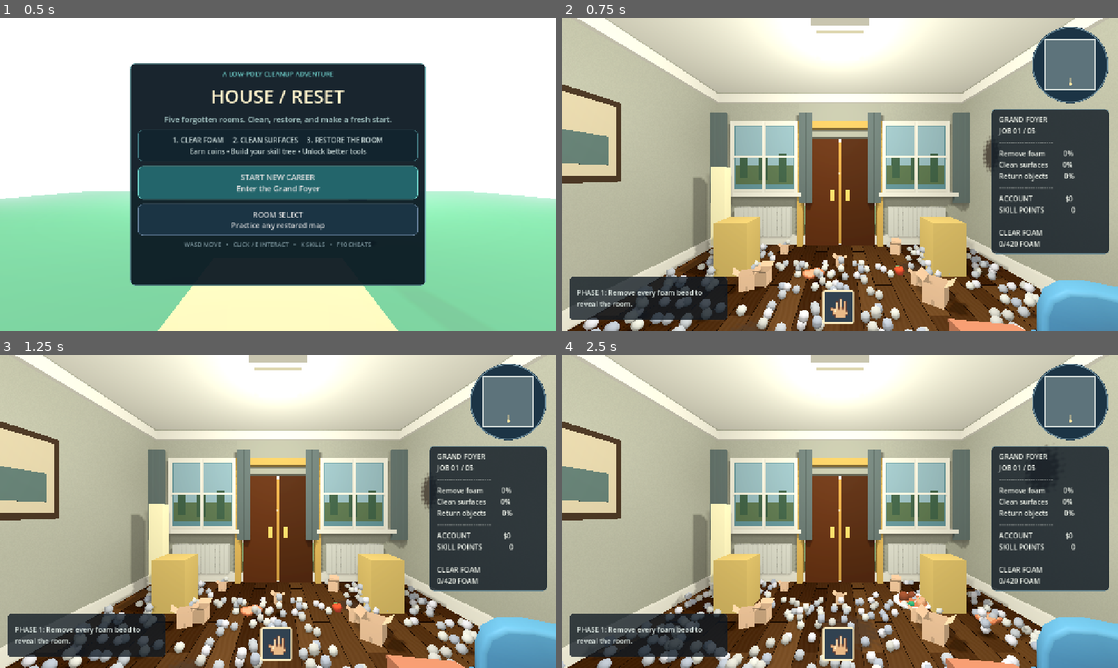
Above: before the commit, frames 1-4 (two rows, left to right).
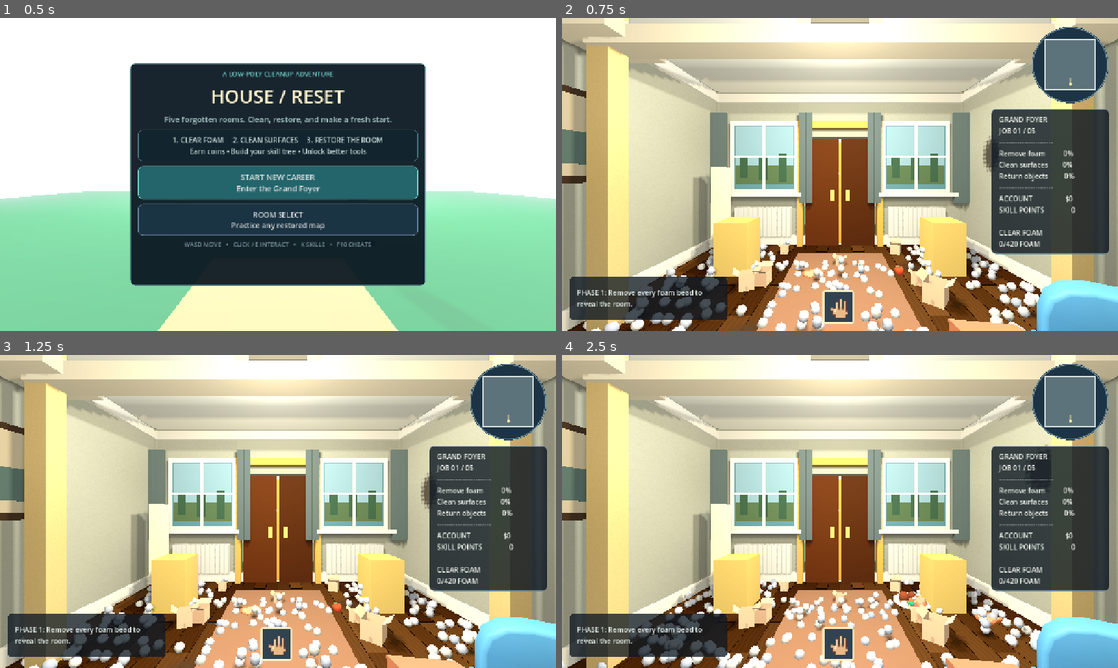
Above: after the commit, the same moments.

Repository: OuanEng/gay
Game: Godot game, scene res://house_main.tscn
Two runs of this game, one before a commit and one after it. Both use one fixed random seed, a clock stepped at 60 frames per second and the inputs below.
Inputs (mouse positions are in pixels of both pictures, inside the frame that each line leads up to):
- Up to frame 1 (0.5 s): no input
- Up to frame 2 (0.75 s): click "START NEW CAREER Enter the Gr…" at 0.5 s
- Up to frame 3 (1.25 s): no input
- Up to frame 4 (2.5 s): click (840, 642) at 1.25 s; tap Enter at 2 s; move the mouse to (867, 511) at 2.02 s; hold W from 2.03 s (still down); tap E at 2.1 s; click (867, 511) at 2.17 s; tap R at 2.3 s

Frame 1 is identical in both runs. In frame 2, 56% of the frame differs, in the area x 0-100%, y 0-100%; in frame 3, 56%; in frame 4, 56%.

Commit message:
Build progressive mansion room layouts

Diff:
--- a/house_game.gd
+++ b/house_game.gd
@@ -120,7 +120,7 @@
 var organized_items := 0
 var room_dirt_counts := [5, 9, 14, 20, 28]
 var room_item_counts := [3, 5, 8, 12, 17]
-var cleanup_room_names := ["GRAND FOYER", "GUEST ROOM", "DINING HALL", "LIBRARY", "BALLROOM"]
+var cleanup_room_names := ["GRAND FOYER", "GUEST ROOM", "DINING HALL", "LIBRARY", "MANSION"]
 var cleanup_foam_counts := [420, 800, 1400, 2100, 3000]
 var phase_names := ["CLEAR FOAM", "CLEAN SURFACES", "ORGANIZE ROOM"]
 var skill_coin_costs := [20, 60, 140]
@@ -138,6 +138,10 @@
 ]
 var current_walkable_rects: Array[Rect2] = []
 var blocked_spawn_rects: Array[Rect2] = []
+var secret_shelf_body: StaticBody3D
+var secret_passage_open := false
+var loft_cache_visual: MeshInstance3D
+var loft_cache_claimed := false
 var movement_keys := {KEY_W: false, KEY_A: false, KEY_S: false, KEY_D: false}
 var held_tool_root: Node3D
 var held_tool_body: MeshInstance3D
@@ -1212,7 +1216,7 @@
 	update_light_switch()
 	build_level_layout()
 	var bounds := level_bounds()
-	player.position = Vector3(0.0, 0.1, bounds.w - 0.9)
+	player.position = Vector3(1.35 if current_level == 2 else 0.0, 0.1, 2.3 if current_level == 5 else bounds.w - 0.9)
 	player.velocity = Vector3.ZERO
 	player.rotation = Vector3.ZERO
 	view.rotation = Vector3.ZERO
@@ -1295,6 +1299,16 @@
 	return Vector2.ZERO
 
 
+func mansion_task_spot(rng: RandomNumberGenerator, index: int) -> Vector2:
+	var zones := [Rect2(-3.4, -3.4, 6.8, 6.8), Rect2(-3.4, -11.4, 6.8, 6.8), Rect2(-11.4, -11.4, 6.8, 6.8), Rect2(-11.4, -3.4, 6.8, 6.8), Rect2(4.6, -3.4, 6.8, 6.8), Rect2(-4.4, 4.6, 8.8, 6.8)]
+	var zone: Rect2 = zones[index % zones.size()]
+	for attempt in 50:
+		var candidate := Vector2(rng.randf_range(zone.position.x, zone.end.x), rng.randf_range(zone.position.y, zone.end.y))
+		if not point_is_spawn_blocked(candidate):
+			return candidate
+	return zone.get_center()
+
+
 func point_is_spawn_blocked(point: Vector2) -> bool:
 	for rect in blocked_spawn_rects:
 		if rect.has_point(point):
@@ -1381,7 +1395,7 @@
 	var bounds := [
 		Vector4(-2.8, 2.8, -3.0, 2.5), Vector4(-4.3, 4.3, -4.0, 3.5),
 		Vector4(-5.8, 5.8, -5.0, 4.8), Vector4(-7.0, 7.0, -6.0, 5.8),
-		Vector4(-8.5, 8.5, -7.0, 6.4)
+		Vector4(-14.0, 12.0, -12.0, 12.0)
 	]
 	return bounds[current_level - 1]
 
@@ -1391,16 +1405,21 @@
 		child.queue_free()
 	current_walkable_rects.clear()
 	blocked_spawn_rects.clear()
+	secret_shelf_body = null
+	loft_cache_visual = null
+	secret_passage_open = false
+	loft_cache_claimed = false
 	match current_level:
 		1: build_foyer_map()
 		2: build_guest_suite_map()
 		3: build_dining_map()
 		4: build_library_map()
-		_: build_ballroom_map()
+		_: build_mansion_map()
 	var bounds := level_bounds()
 	add_room_clutter(bounds, 7 + current_level * 2)
-	add_daylight_details(bounds)
-	light_switch.position = Vector3(bounds.y - 0.14, 1.35, bounds.w - 0.8)
+	if current_level != 5:
+		add_daylight_details(bounds)
+	light_switch.position = Vector3(3.86, 1.35, 2.7) if current_level == 5 else Vector3(bounds.y - 0.14, 1.35, bounds.w - 0.8)
 	light_switch.rotation.y = -PI * 0.5
 
 
@@ -1458,6 +1477,12 @@
 	add_stage_wall(Vector3(0, 2.95, bounds.w), Vector3(1.5, 0.9, 0.18), trim, true)
 	for x in [-0.79, 0.79]:
 		add_stage_wall(Vector3(x, 1.25, bounds.w), Vector3(0.12, 2.5, 0.25), trim)
+	# The framed opening needs a solid door leaf; otherwise the player can step
+	# through the front facade and see the missing floor beyond the room.
+	add_stage_wall(Vector3(0, 1.24, bounds.w - 0.01), Vector3(1.42, 2.42, 0.16), Color("765a42"), true)
+	for y in [0.65, 1.75]:
+		add_stage_wall(Vector3(0, y, bounds.w - 0.11), Vector3(1.18, 0.72, 0.035), Color("8c7055"))
+	add_stage_wall(Vector3(0.52, 1.15, bounds.w - 0.16), Vector3(0.06, 0.18, 0.08), Color("d9bd75"))
 	for side in [-1.0, 1.0]:
 		var wx: float = side * width * 0.29
 		var wz := bounds.z + 0.13
@@ -1520,7 +1545,7 @@
 	var floor_visual := MeshInstance3D.new()
 	floor_visual.mesh = floor_mesh
 	floor_visual.position = Vector3(rect.position.x + rect.size.x * 0.5, 0.039, rect.position.y + rect.size.y * 0.5)
-	floor_visual.material_override = wood_material()
+	floor_visual.material_override = make_material(color) if current_level == 5 else wood_material()
 	stage_root.add_child(floor_visual)
 	var floor_body := StaticBody3D.new()
 	floor_body.position = Vector3(rect.position.x + rect.size.x * 0.5, -0.035, rect.position.y + rect.size.y * 0.5)
@@ -1540,6 +1565,10 @@
 	var depth := bounds.w - bounds.z
 	add_stage_wall(Vector3(bounds.x, 1.7, (bounds.z + bounds.w) * 0.5), Vector3(0.18, 3.4, depth), color, true)
 	add_stage_wall(Vector3(bounds.y, 1.7, (bounds.z + bounds.w) * 0.5), Vector3(0.18, 3.4, depth), color, true)
+	# Slightly oversized corner posts hide light leaks where two thin wall boxes meet.
+	for x in [bounds.x, bounds.y]:
+		for z in [bounds.z, bounds.w]:
+			add_stage_wall(Vector3(x, 1.7, z), Vector3(0.28, 3.4, 0.28), color, true)
 	if back_opening <= 0.0:
 		add_stage_wall(Vector3(0.0, 1.7, bounds.z), Vector3(width, 3.4, 0.18), color, true)
 	else:
@@ -1561,6 +1590,14 @@
 	place_room_asset("res://assets/kenney_furniture/cardboardBoxOpen.glb", Vector3(1.15, 0.055, -0.85), -0.7, 1.1)
 	place_room_asset("res://assets/kenney_furniture/cardboardBoxOpen.glb", Vector3(2.15, 0.055, 1.55), 1.2, 0.75)
 	build_foyer_door()
+	# Pass 1: a compact ceremonial entry with two shallow side bays and a
+	# central path. The bays make the first room legible without adding a maze.
+	for x in [-2.32, 2.32]:
+		add_stage_wall(Vector3(x, 1.7, -0.45), Vector3(0.20, 3.4, 0.20), Color("d8bd87"), true)
+		add_stage_wall(Vector3(x, 2.94, -0.45), Vector3(0.62, 0.16, 0.62), Color("eee4cc"))
+	add_stage_wall(Vector3(0, 0.06, -0.2), Vector3(1.6, 0.025, 4.2), Color("af856a"))
+	add_stage_wall(Vector3(0, 2.90, -0.45), Vector3(4.8, 0.18, 0.28), Color("eee4cc"))
+	mansion_room_light(Vector3(0, 2.62, 0.15), Color("f7e6c5"), 0.22)
 	reserve_spawn_area(Vector2(-2.0, 1.25), Vector2(1.2, 1.2))
 	reserve_spawn_area(Vector2(1.65, 0.75), Vector2(1.4, 1.4))
 	reserve_spawn_area(Vector2(0, -2.4), Vector2(2.0, 1.0))
@@ -1586,7 +1623,15 @@
 	add_floor_section(Rect2(-4.3, -4.0, 8.6, 5.3), Color("497f88"))
 	add_floor_section(Rect2(-1.8, 1.3, 6.1, 2.2), Color("5f9298"))
 	build_room_shell(b, Color("72b0b7"), 1.5)
-	add_stage_wall(Vector3(-1.8, 0.7, 2.35), Vector3(0.18, 1.4, 2.3), Color("72b0b7"), true)
+	# Seal the missing corner of the L-shaped floor all the way to the ceiling.
+	# The old half-height divider exposed the empty space outside the playable room.
+	add_stage_wall(Vector3(-1.8, 1.7, 2.4), Vector3(0.22, 3.4, 2.4), Color("b3beb9"), true)
+	add_stage_wall(Vector3(-1.8, 0.15, 2.4), Vector3(0.10, 0.18, 2.4), Color("eee9dd"))
+	add_stage_wall(Vector3(-1.8, 3.24, 2.4), Vector3(0.10, 0.18, 2.4), Color("eee9dd"))
+	# The front wing becomes a reading nook reached through a clear doorway.
+	mansion_wall_z(1.3, -1.8, 4.3, Color("b3beb9"), 1.35, 1.95)
+	add_stage_wall(Vector3(1.35, 0.07, 1.3), Vector3(2.05, 0.025, 0.42), Color("819b9a"))
+	mansion_room_light(Vector3(1.4, 2.62, 2.55), Color("d5e8e7"), 0.28)
 	place_room_asset(room_asset_paths[1][0], Vector3(-2.35, 0.055, -2.25), PI * 0.5, 1.05)
 	place_room_asset(room_asset_paths[1][1], Vector3(2.65, 0.055, -1.8), -PI * 0.5, 0.95)
 	place_room_asset(room_asset_paths[1][2], Vector3(1.6, 0.055, 2.55), PI, 0.9)
@@ -1600,6 +1645,12 @@
 	var b := level_bounds()
 	add_floor_section(Rect2(-5.8, -5.0, 11.6, 9.8), Color("78464f"))
 	build_room_shell(b, Color("b06a72"), 2.4)
+	# A narrow service bay changes the long dining hall into a room with a
+	# destination behind the table, while preserving a wide central route.
+	mansion_wall_x(3.45, -4.2, 3.8, Color("b7a394"), 1.35, 1.9)
+	add_stage_wall(Vector3(4.35, 0.055, -1.4), Vector3(1.7, 0.025, 5.6), Color("8d7566"))
+	place_room_asset("res://assets/kenney_furniture/cardboardBoxOpen.glb", Vector3(4.75, 0.055, -2.55), 0.3, 0.8)
+	mansion_room_light(Vector3(4.4, 2.62, 0.0), Color("fff0d8"), 0.28)
 	for x in [-4.7, 4.7]:
 		place_room_asset("res://assets/kenney_building/column-wide.glb", Vector3(x, 0.05, -3.7), 0, 1.1)
 	for z in [-2.5, 0.0]:
@@ -1615,6 +1666,16 @@
 	add_floor_section(Rect2(-7.0, -6.0, 14.0, 8.0), Color("3e674f"))
 	add_floor_section(Rect2(-4.8, 2.0, 9.6, 3.8), Color("52795f"))
 	build_room_shell(b, Color("73946d"), 1.8)
+	# Close both recessed corners where the narrow front wing meets the main room.
+	for x in [-4.8, 4.8]:
+		add_stage_wall(Vector3(x, 1.7, 3.9), Vector3(0.22, 3.4, 3.8), Color("a0aba6"), true)
+		add_stage_wall(Vector3(x, 0.15, 3.9), Vector3(0.10, 0.18, 3.8), Color("eee9dd"))
+		add_stage_wall(Vector3(x, 3.24, 3.9), Vector3(0.10, 0.18, 3.8), Color("eee9dd"))
+	# The western shelf corridor rejoins the main floor near the reading annex.
+	mansion_wall_x(-5.0, -4.7, 1.3, Color("89968c"), -3.7, 1.35)
+	mansion_wall_z(2.0, -4.8, 4.8, Color("a0aba6"), 0.0, 2.1)
+	add_stage_wall(Vector3(0, 0.07, 2.0), Vector3(2.2, 0.025, 0.44), Color("6c795f"))
+	mansion_room_light(Vector3(0, 2.62, 3.7), Color("e2edcf"), 0.28)
 	# Keep the library sightline open from the entrance.
 	for x in [-5.9, -3.0, 3.0, 5.9]:
 		place_room_asset(room_asset_paths[3][0], Vector3(x, 0.055, -5.35), 0, 1.0)
@@ -1630,6 +1691,14 @@
 	add_floor_section(Rect2(-6.7, -7.0, 13.4, 1.8), Color("4e3c67"))
 	add_floor_section(Rect2(-6.7, 4.8, 13.4, 1.6), Color("806394"))
 	build_room_shell(b, Color("a17bb0"), 3.0)
+	# The ballroom has narrower front and rear wings. Full-height return walls keep
+	# their four recessed corners watertight and stop foam escaping into the voids.
+	for x in [-6.7, 6.7]:
+		for z in [-6.1, 5.6]:
+			var wall_depth := 1.8 if z < 0.0 else 1.6
+			add_stage_wall(Vector3(x, 1.7, z), Vector3(0.22, 3.4, wall_depth), Color("c4bdac"), true)
+			add_stage_wall(Vector3(x, 0.15, z), Vector3(0.10, 0.18, wall_depth), Color("eee9dd"))
+			add_stage_wall(Vector3(x, 3.24, z), Vector3(0.10, 0.18, wall_depth), Color("eee9dd"))
 	for x in [-7.2, -4.8, 4.8, 7.2]:
 		place_room_asset(room_asset_paths[4][0], Vector3(x, 0.055, -4.3), 0, 1.2)
 	for x in [-5.7, 0.0, 5.7]:
@@ -1642,6 +1711,195 @@
 	reserve_spawn_area(Vector2(6.6, 4.0), Vector2(2.0, 1.6))
 	for x in [-5.7, 0.0, 5.7]:
 		reserve_spawn_area(Vector2(x, 1.8), Vector2(1.8, 1.8))
+
+
+func mansion_wall_z(z: float, from_x: float, to_x: float, color: Color, door_x: float = INF, door_width: float = 1.8) -> void:
+	var thickness := 0.22
+	if is_inf(door_x):
+		add_stage_wall(Vector3((from_x + to_x) * 0.5, 1.7, z), Vector3(to_x - from_x + thickness, 3.4, thickness), color, true)
+		return
+	var left_end := door_x - door_width * 0.5
+	var right_start := door_x + door_width * 0.5
+	if left_end > from_x:
+		mansion_wall_z(z, from_x, left_end, color)
+	if right_start < to_x:
+		mansion_wall_z(z, right_start, to_x, color)
+	add_stage_wall(Vector3(door_x, 2.95, z), Vector3(door_width + thickness, 0.9, thickness), color, true)
+	for x in [left_end, right_start]:
+		add_stage_wall(Vector3(x, 1.25, z), Vector3(0.12, 2.5, 0.32), Color("e9dfca"))
+	add_stage_wall(Vector3(door_x, 2.48, z), Vector3(door_width + 0.25, 0.12, 0.32), Color("e9dfca"))
+
+
+func mansion_wall_x(x: float, from_z: float, to_z: float, color: Color, door_z: float = INF, door_width: float = 1.8) -> void:
+	var thickness := 0.22
+	if is_inf(door_z):
+		add_stage_wall(Vector3(x, 1.7, (from_z + to_z) * 0.5), Vector3(thickness, 3.4, to_z - from_z + thickness), color, true)
+		return
+	var back_end := door_z - door_width * 0.5
+	var front_start := door_z + door_width * 0.5
+	if back_end > from_z:
+		mansion_wall_x(x, from_z, back_end, color)
+	if front_start < to_z:
+		mansion_wall_x(x, front_start, to_z, color)
+	add_stage_wall(Vector3(x, 2.95, door_z), Vector3(thickness, 0.9, door_width + thickness), color, true)
+	for z in [back_end, front_start]:
+		add_stage_wall(Vector3(x, 1.25, z), Vector3(0.32, 2.5, 0.12), Color("e9dfca"))
+	add_stage_wall(Vector3(x, 2.48, door_z), Vector3(0.32, 0.12, door_width + 0.25), Color("e9dfca"))
+
+
+func mansion_room_light(at: Vector3, tint: Color, energy: float) -> void:
+	var lamp := OmniLight3D.new()
+	lamp.position = at
+	lamp.light_color = tint
+	lamp.light_energy = energy
+	lamp.omni_range = 10.0
+	lamp.shadow_enabled = true
+	lamp.set_meta("room_mood_light", true)
+	stage_root.add_child(lamp)
+	add_stage_wall(at + Vector3(0, 0.51, 0), Vector3(0.72, 0.1, 0.72), Color("eee2c9"))
+
+
+func mansion_slope() -> void:
+	# A walkable ramp leads to the optional cache above the library floor.
+	var angle := atan2(1.4, 3.4)
+	var ramp := StaticBody3D.new()
+	ramp.position = Vector3(-9.6, 0.74, -8.2)
+	ramp.rotation.x = angle
+	var mesh := BoxMesh.new()
+	mesh.size = Vector3(1.6, 0.16, 3.65)
+	var visual := MeshInstance3D.new()
+	visual.mesh = mesh
+	visual.material_override = make_material(Color("67513d"))
+	ramp.add_child(visual)
+	var shape := CollisionShape3D.new()
+	var box_shape := BoxShape3D.new()
+	box_shape.size = mesh.size
+	shape.shape = box_shape
+	ramp.add_child(shape)
+	stage_root.add_child(ramp)
+	add_stage_wall(Vector3(-9.6, 1.22, -10.75), Vector3(2.8, 0.16, 2.1), Color("67513d"), true)
+	for x in [-11.1, -8.1]:
+		add_stage_wall(Vector3(x, 1.72, -10.75), Vector3(0.12, 1.0, 2.2), Color("d3bd91"), true)
+	loft_cache_visual = MeshInstance3D.new()
+	var cache_mesh := BoxMesh.new()
+	cache_mesh.size = Vector3(0.44, 0.32, 0.40)
+	loft_cache_visual.mesh = cache_mesh
+	loft_cache_visual.position = Vector3(-9.6, 1.52, -10.8)
+	loft_cache_visual.material_override = make_material(Color("e6bb64"), 0.3)
+	stage_root.add_child(loft_cache_visual)
+
+
+func mansion_secret_shelf() -> void:
+	secret_shelf_body = StaticBody3D.new()
+	secret_shelf_body.name = "HiddenLibraryShelf"
+	secret_shelf_body.position = Vector3(-12, 1.24, -9.6)
+	var shelf_mesh := BoxMesh.new()
+	shelf_mesh.size = Vector3(0.34, 2.48, 1.28)
+	var shelf_visual := MeshInstance3D.new()
+	shelf_visual.mesh = shelf_mesh
+	shelf_visual.material_override = make_material(Color("554635"))
+	secret_shelf_body.add_child(shelf_visual)
+	for y in [-0.7, -0.18, 0.37, 0.91]:
+		var shelf_trim := MeshInstance3D.new()
+		var trim_mesh := BoxMesh.new()
+		trim_mesh.size = Vector3(0.40, 0.06, 1.34)
+		shelf_trim.mesh = trim_mesh
+		shelf_trim.position.y = y
+		shelf_trim.material_override = make_material(Color("a5855d"))
+		secret_shelf_body.add_child(shelf_trim)
+	var collider := CollisionShape3D.new()
+	var shape := BoxShape3D.new()
+	shape.size = shelf_mesh.size
+	collider.shape = shape
+	secret_shelf_body.add_child(collider)
+	stage_root.add_child(secret_shelf_body)
+
+
+func mansion_room_sign(label: String, at: Vector3, yaw: float = 0.0) -> void:
+	var sign := Label3D.new()
+	sign.text = label
+	sign.font_size = 72
+	sign.pixel_size = 0.0036
+	sign.modulate = Color("3d342d")
+	sign.position = at
+	sign.rotation.y = yaw
+	stage_root.add_child(sign)
+
+
+func build_mansion_map() -> void:
+	# A central hall links five distinct rooms. The western service passage is
+	# a second route through the library, so the plan has a useful loop.
+	var plaster := Color("b7b6a7")
+	var bedroom := Color("c4b9aa")
+	var library := Color("777d70")
+	var utility := Color("88837a")
+	var dining := Color("a9998b")
+	var living := Color("b6a592")
+	add_floor_section(Rect2(-4, -4, 8, 8), Color("aab0a8"))
+	add_floor_section(Rect2(-4, -12, 8, 8), Color("aa9176"))
+	add_floor_section(Rect2(-12, -12, 8, 8), Color("604e40"))
+	add_floor_section(Rect2(-12, -4, 8, 8), Color("777875"))
+	add_floor_section(Rect2(4, -4, 8, 8), Color("a58a74"))
+	add_floor_section(Rect2(-5, 4, 10, 8), Color("9c7755"))
+	add_floor_section(Rect2(-14, -12, 2, 10), Color("595a58"))
+	# The floor blocks touch, but the foam-safe rectangles normally shrink by
+	# 0.28m. Bridge each doorway so a bead can cross without hitting a fake seam.
+	for connector in [Rect2(-0.95, -4.42, 1.9, 0.84), Rect2(-4.42, -0.95, 0.84, 1.9), Rect2(3.58, -0.95, 0.84, 1.9), Rect2(-1.0, 3.58, 2.0, 0.84), Rect2(-8.85, -4.42, 1.7, 0.84), Rect2(-4.42, -8.55, 0.84, 1.1), Rect2(-12.42, -10.1, 0.84, 1.0), Rect2(-12.42, -3.5, 0.84, 1.0)]:
+		current_walkable_rects.append(connector)
+	# Exterior follows the actual footprint, including its recessed corners.
+	mansion_wall_z(-12, -14, 4, plaster)
+	mansion_wall_x(-14, -12, -2, utility)
+	mansion_wall_z(-2, -14, -12, utility)
+	mansion_wall_x(-12, -2, 4, utility)
+	mansion_wall_z(4, -12, -5, utility)
+	mansion_wall_x(4, -12, -4, bedroom)
+	mansion_wall_z(-4, 4, 12, dining)
+	mansion_wall_x(12, -4, 4, dining)
+	mansion_wall_z(4, 5, 12, dining)
+	mansion_wall_x(-5, 4, 12, living)
+	mansion_wall_x(5, 4, 12, living)
+	mansion_wall_z(12, -5, 5, living)
+	mansion_wall_z(4, -5, -4, living)
+	mansion_wall_z(4, 4, 5, living)
+	# Doorways stay wide enough for the player and foam. The library has both
+	# a public approach and a concealed connection behind its bookcases.
+	mansion_wall_z(-4, -4, 4, bedroom, 0.0, 2.3)
+	mansion_wall_x(-4, -4, 4, plaster, 0.0, 2.3)
+	mansion_wall_x(4, -4, 4, dining, 0.0, 2.3)
+	mansion_wall_z(4, -4, 4, living, 0.0, 2.5)
+	mansion_wall_z(-4, -12, -4, utility, -8.0, 1.9)
+	mansion_wall_x(-4, -12, -4, library, -8.0, 1.4)
+	mansion_wall_x(-12, -12, -4, library, -9.6, 1.3)
+	mansion_wall_x(-12, -4, -2, utility, -3.0, 1.25)
+	# Room ceilings exactly match their floor blocks: no open corners or sky gaps.
+	for rect in [Rect2(-4, -4, 8, 8), Rect2(-4, -12, 8, 8), Rect2(-12, -12, 8, 8), Rect2(-12, -4, 8, 8), Rect2(4, -4, 8, 8), Rect2(-5, 4, 10, 8), Rect2(-14, -12, 2, 10)]:
+		add_stage_wall(Vector3(rect.get_center().x, 3.44, rect.get_center().y), Vector3(rect.size.x + 0.04, 0.12, rect.size.y + 0.04), Color("e7dfcf"))
+	for point in [Vector3(0, 2.65, 0), Vector3(0, 2.65, -8), Vector3(-8, 2.65, -8), Vector3(-8, 2.65, 0), Vector3(8, 2.65, 0), Vector3(0, 2.65, 8)]:
+		mansion_room_light(point, Color("ffecd0"), 0.30)
+	mansion_room_light(Vector3(-13, 2.65, -7), Color("d2e2e8"), 0.22)
+	mansion_slope()
+	mansion_secret_shelf()
+	mansion_room_sign("BEDROOM", Vector3(0, 2.67, -3.84))
+	mansion_room_sign("STORAGE", Vector3(-3.84, 2.67, 0), PI * 0.5)
+	mansion_room_sign("DINING", Vector3(3.84, 2.67, 0), -PI * 0.5)
+	mansion_room_sign("LOUNGE", Vector3(0, 2.67, 3.84), PI)
+	mansion_room_sign("LIBRARY", Vector3(-8, 2.67, -3.84))
+	# Material transitions and silhouettes identify each destination from the hall.
+	add_stage_wall(Vector3(0, 0.08, -3.75), Vector3(2.4, 0.08, 0.44), Color("a78b70"))
+	add_stage_wall(Vector3(-3.75, 0.08, 0), Vector3(0.44, 0.08, 2.4), Color("777875"))
+	add_stage_wall(Vector3(3.75, 0.08, 0), Vector3(0.44, 0.08, 2.4), Color("a58a74"))
+	add_stage_wall(Vector3(0, 0.08, 3.75), Vector3(2.6, 0.08, 0.44), Color("9c7755"))
+	place_room_asset(room_asset_paths[1][0], Vector3(0, 0.055, -9.3), PI, 1.0)
+	place_room_asset(room_asset_paths[3][0], Vector3(-6.0, 0.055, -11.2), 0, 0.9)
+	place_room_asset(room_asset_paths[3][0], Vector3(-5.2, 0.055, -6.1), PI * 0.5, 0.9)
+	place_room_asset("res://assets/kenney_furniture/cardboardBoxOpen.glb", Vector3(-8.0, 0.055, 1.8), 0.5, 0.8)
+	place_room_asset(room_asset_paths[2][0], Vector3(8.0, 0.055, 0.0), 0, 1.0)
+	place_room_asset(room_asset_paths[4][2], Vector3(0, 0.055, 9.2), PI, 1.0)
+	place_room_asset(room_asset_paths[0][1], Vector3(-2.7, 0.055, 1.0), 0, 0.9)
+	reserve_spawn_area(Vector2(0, 2.3), Vector2(2.6, 2.2))
+	for doorway in [Vector2(0, -4), Vector2(-4, 0), Vector2(4, 0), Vector2(0, 4), Vector2(-8, -4), Vector2(-4, -8), Vector2(-12, -9.6), Vector2(-12, -3)]:
+		reserve_spawn_area(doorway, Vector2(2.4, 2.4))
+	reserve_spawn_area(Vector2(-9.6, -8.2), Vector2(2.3, 5.0))
 
 
 func place_room_asset(path: String, position: Vector3, yaw: float = 0.0, uniform_scale: float = 1.0, parent: Node3D = stage_root) -> Node3D:
@@ -1698,7 +1956,7 @@
 	var bounds := level_bounds()
 	for i in room_dirt_counts[current_level - 1]:
 		var on_wall: bool = i % 2 == 1
-		var floor_spot := random_room_spot(rng)
+		var floor_spot := mansion_task_spot(rng, i) if current_level == 5 else random_room_spot(rng)
 		var pos := Vector3(floor_spot.x, 0.065, floor_spot.y)
 		var width := rng.randf_range(0.45, 1.05)
 		var depth := rng.randf_range(0.38, 0.92)
@@ -1706,6 +1964,10 @@
 		if on_wall:
 			var wall_x := bounds.x + 0.11 if i % 4 == 1 else bounds.y - 0.11
 			pos = Vector3(wall_x, rng.randf_range(0.7, 2.2), rng.randf_range(bounds.z + 0.8, bounds.w - 0.8))
+			if current_level == 5:
+				var wall_sites := [Vector2(-13.88, -7.0), Vector2(-11.88, 1.3), Vector2(11.88, 0.4), Vector2(4.12, -8.0), Vector2(-4.12, -8.0), Vector2(-4.88, 8.0)]
+				var site: Vector2 = wall_sites[i % wall_sites.size()]
+				pos = Vector3(site.x, rng.randf_range(0.75, 2.2), site.y + rng.randf_range(-0.45, 0.45))
 			size = Vector3(0.04, rng.randf_range(0.38, 0.82), rng.randf_range(0.42, 0.95))
 		var dirt_colors := [Color("5d493c"), Color("414b3f"), Color("70594a"), Color("4e4540")]
 		var dirt := make_cleanup_body("Wall grime" if on_wall else "Floor dirt", pos, size, dirt_colors[i % dirt_colors.size()], 8)
@@ -1713,10 +1975,10 @@
 			dirt.rotation.y = rng.randf_range(-PI, PI)
 		dirt_spots.append(dirt)
 	for i in room_item_counts[current_level - 1]:
-		var item_spot := random_room_spot(rng)
+		var item_spot := mansion_task_spot(rng, i) if current_level == 5 else random_room_spot(rng)
 		var pos2 := Vector3(item_spot.x, 0.055, item_spot.y)
 		var item := make_asset_cleanup_body(pos2, fallen_asset_paths[i % fallen_asset_paths.size()])
-		var target_spot := random_room_spot(rng)
+		var target_spot := mansion_task_spot(rng, i + 3) if current_level == 5 else random_room_spot(rng)
 		var target := Vector3(target_spot.x, 0.055, target_spot.y)
 		item.set_meta("target", target)
 		misplaced_items.append(item)
@@ -2077,6 +2339,15 @@
 
 
 func update_switch_prompt() -> void:
+	if current_level == 5 and playing and not game_paused:
+		if not loft_cache_claimed and player.position.y > 0.75 and Vector2(player.position.x, player.position.z).distance_to(Vector2(-9.6, -10.8)) < 1.5:
+			hint.text = "E: COLLECT LOFT CACHE"
+			hint_panel.visible = true
+			return
+		if not secret_passage_open and Vector2(player.position.x, player.position.z).distance_to(Vector2(-12, -9.6)) < 1.7:
+			hint.text = "E: SHIFT BOOKCASE"
+			hint_panel.visible = true
+			return
 	var origin := view.global_position
 	var direction := -view.global_basis.z
 	var query := PhysicsRayQueryParameters3D.create(origin, origin + direction * 3.2)
@@ -2084,6 +2355,28 @@
 	var hit := get_world_3d().direct_space_state.intersect_ray(query)
 	hint.text = "E / CLICK: FLIP LIGHT SWITCH" if not hit.is_empty() and hit["collider"] == light_switch else message
 	hint_panel.visible = not hint.text.is_empty()
+
+
+func interact_mansion_feature() -> bool:
+	if current_level != 5 or not playing or game_paused:
+		return false
+	var spot := Vector2(player.position.x, player.position.z)
+	if not loft_cache_claimed and player.position.y > 0.75 and spot.distance_to(Vector2(-9.6, -10.8)) < 1.5:
+		loft_cache_claimed = true
+		coins += 120
+		if is_instance_valid(loft_cache_visual):
+			loft_cache_visual.visible = false
+		message = "Hidden loft cache found: +$120."
+		update_ui()
+		return true
+	if not secret_passage_open and spot.distance_to(Vector2(-12, -9.6)) < 1.7:
+		secret_passage_open = true
+		if is_instance_valid(secret_shelf_body):
+			secret_shelf_body.position.z -= 1.6
+		message = "The bookcase slides aside. A service passage connects the rooms."
+		update_ui()
+		return true
+	return false
 
 
 func update_cleanup_automation(delta: float) -> void:
@@ -2268,7 +2561,8 @@
 		elif event.keycode == KEY_3 and playing and owns_blower:
 			select_tool(2)
 		elif event.keycode == KEY_E and playing:
-			search_center()
+			if not interact_mansion_feature():
+				search_center()
 	if event is InputEventMouseMotion and mouse_captured:
 		player.rotate_y(-event.relative.x * LOOK_SPEED)
 		view.rotation.x = clampf(view.rotation.x - event.relative.y * LOOK_SPEED, -1.45, 1.45)
